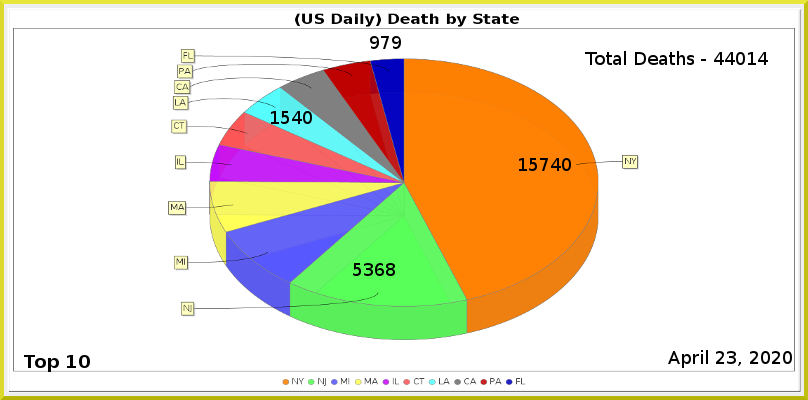
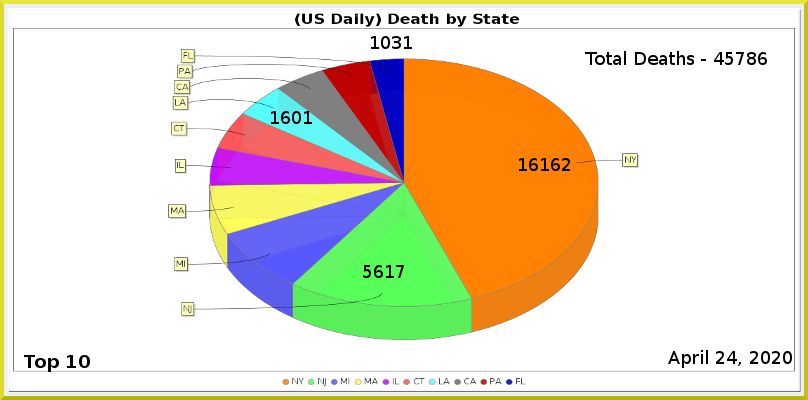
Two versions of the same layered image (808px x 400px). Layer-by-layer changes:
painted on "Least" over [370, 36, 412, 49]
painted on "LA" over [281, 111, 312, 124]
painted on "NJ" over [353, 263, 404, 278]
painted on "NY" over [529, 158, 571, 171]
renamed "Total Deaths - 44014" to "Total Deaths - 45786", painted on it over [725, 52, 768, 65]
painted on "Current Date" over [727, 351, 737, 364]
painted on "Death_by_State.png" over [168, 49, 639, 340]
